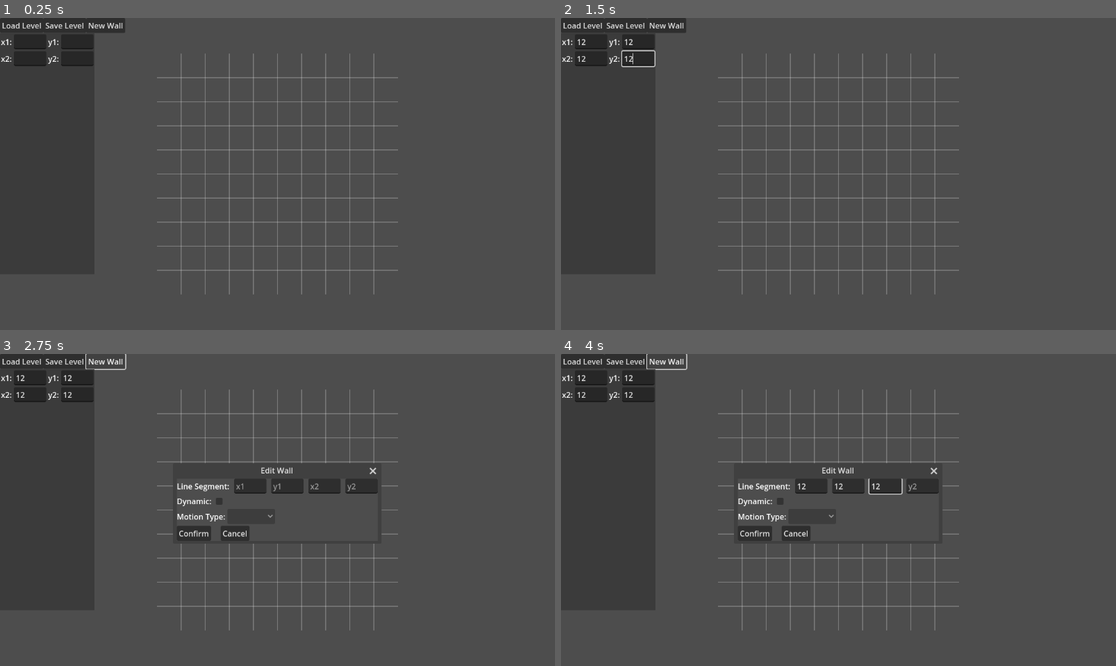
Above: before the commit, frames 1-4 (two rows, left to right).
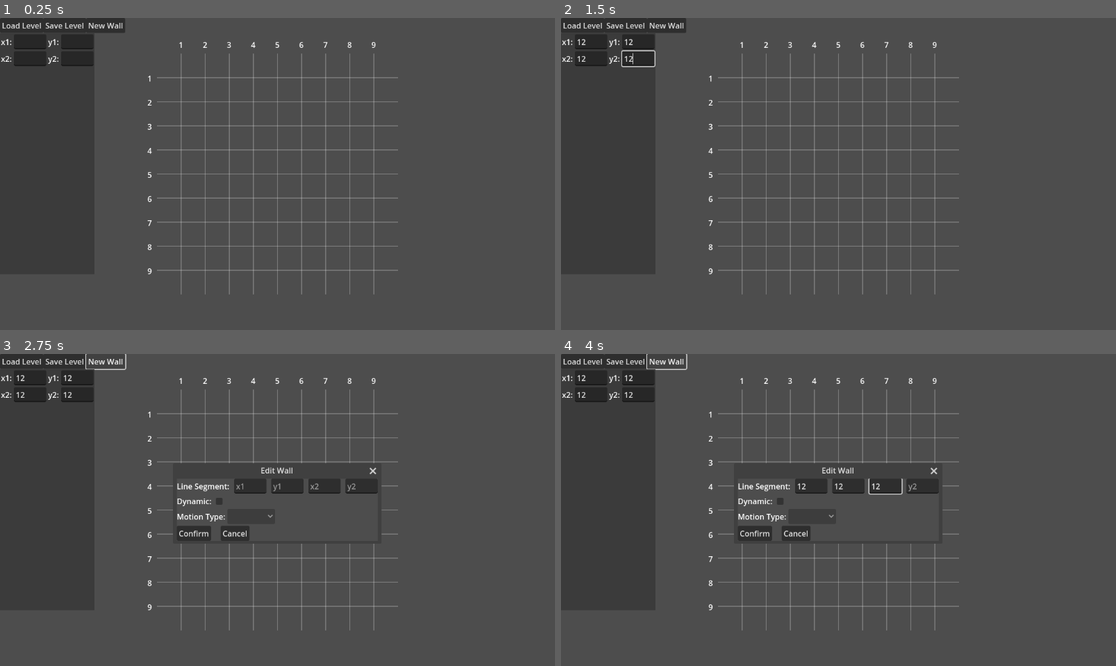
Above: after the commit, the same moments.

Repository: 7Limes/factory-minigame-editor
Game: Godot game, scene res://root.tscn
Same seed, same stepped clock (60 frames per second), same inputs: the game is played once before the commit and once after it. The project has no main scene, so this scene is started directly.
Inputs (mouse positions are in pixels of both pictures, inside the frame that each line leads up to):
- Up to frame 1 (0.25 s): no input
- Up to frame 2 (1.5 s): click (588, 42) at 0.52 s; type "12" at 0.6 s; click (638, 42) at 0.75 s; type "12" at 0.83 s; click (588, 58) at 0.98 s; type "12" at 1.07 s; click (638, 58) at 1.27 s; type "12" at 1.35 s
- Up to frame 3 (2.75 s): click "New Wall" at 2 s
- Up to frame 4 (4 s): click (810, 485) at 2.77 s; type "12" at 2.85 s; click (849, 485) at 3 s; type "12" at 3.08 s; click (882, 485) at 3.23 s; type "12" at 3.32 s; click "New Wall" at 3.5 s

The runs differ from the first frame. In frame 1, 0.2% of the frame differs, in the area x 26-68%, y 7-83%; in frame 2, 0.2%; in frame 3, 0.2%; in frame 4, 0.2%.

Commit message:
Add number labels to grid

Diff:
--- a/grid_generator.gd
+++ b/grid_generator.gd
@@ -5,29 +5,44 @@
 @export var line_width = 2.0
 @export var color = Color(1.0, 1.0, 1.0, 0.25)
 
-# Called when the node enters the scene tree for the first time.
+
+func new_line() -> Line2D:
+	var line = Line2D.new()
+	line.width = line_width
+	line.default_color = color
+	return line
+
+
+func add_line(line: Line2D, p1: Vector2, p2: Vector2):
+	line.add_point(p1)
+	line.add_point(p2)
+	add_child(line)
+
+
+func add_number_label(n: int, pos: Vector2):
+	var label = Label.new()
+	label.text = str(n)
+	label.position = pos
+	add_child(label)
+
+
 func _ready() -> void:
 	var half_size_vector = Vector2(spacing*10/2, spacing*10/2)
 	for i in range(9):
-		var line = Line2D.new()
-		line.width = line_width
-		line.default_color = color
+		var line = new_line()
+
 		var p1 = Vector2(i*spacing+spacing, 0) - half_size_vector
 		var p2 = Vector2(i*spacing+spacing, spacing*10) - half_size_vector
-		line.add_point(p1)
-		line.add_point(p2)
-		add_child(line)
+		add_line(line, p1, p2)
+		add_number_label(i+1, p1 + Vector2(-5, -30))
 
 	for i in range(9):
-		var line = Line2D.new()
-		line.width = line_width
-		line.default_color = color
+		var line = new_line()
 
 		var p1 = Vector2(0, i*spacing+spacing) - half_size_vector
 		var p2 = Vector2(spacing*10, i*spacing+spacing) - half_size_vector
-		line.add_point(p1)
-		line.add_point(p2)
-		add_child(line)
+		add_line(line, p1, p2)
+		add_number_label(i+1, p1 + Vector2(-20, -10))
 
 
 func _process(delta: float) -> void:
